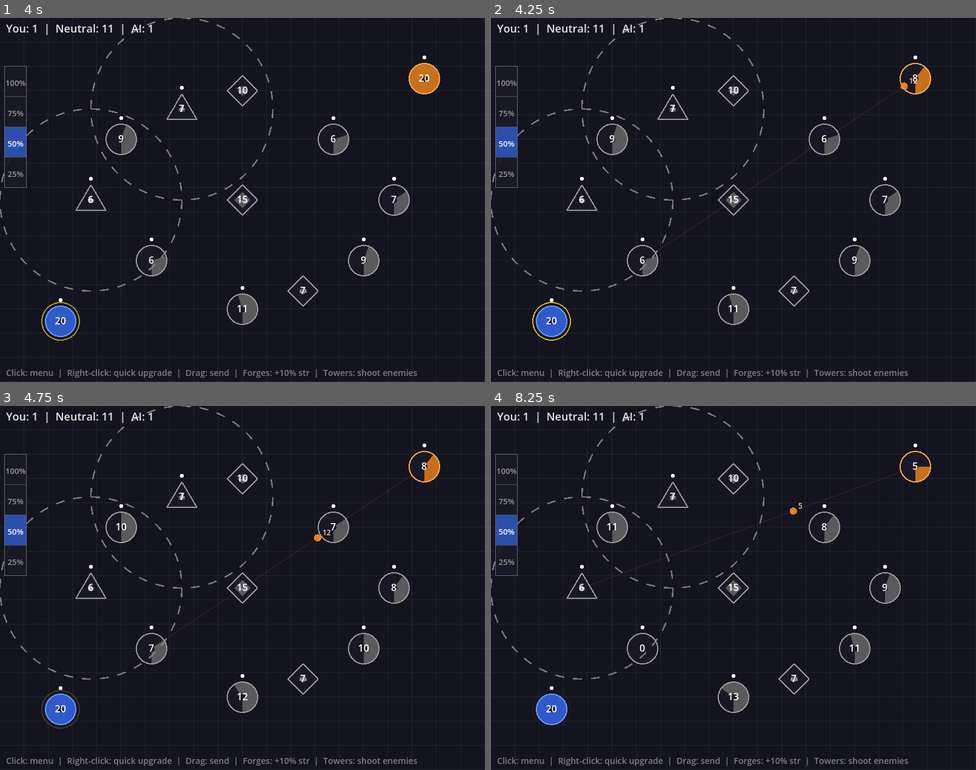
Above: before the commit, frames 1-4 (two rows, left to right).
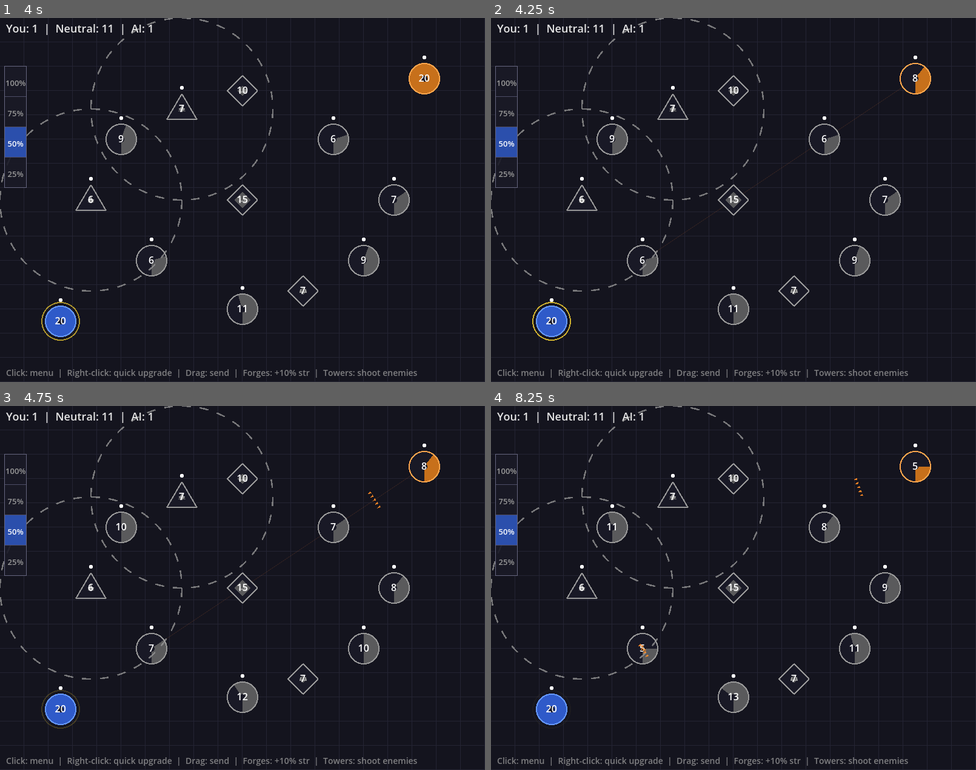
Above: after the commit, the same moments.

Repository: jamesrp/rts_game
Game: Godot game, scene res://main.tscn
Same seed, same stepped clock (60 frames per second), same inputs: the game is played once before the commit and once after it.
Inputs (mouse positions are in pixels of both pictures, inside the frame that each line leads up to):
- Up to frame 1 (4 s): tap Enter at 0.5, 2 s; move the mouse to (349, 181) at 0.52 s; click (349, 181) at 0.67 s; tap Space at 1.25, 3.5 s; drag from (145, 218) to (218, 272) at 1.27 s; move the mouse to (291, 119) at 2.02 s; click (291, 119) at 2.17 s; drag from (218, 272) to (97, 145) at 2.77 s; move the mouse to (388, 254) at 3.52 s; click (388, 254) at 3.67 s
- Up to frame 2 (4.25 s): no input
- Up to frame 3 (4.75 s): drag from (97, 533) to (169, 497) at 4.27 s
- Up to frame 4 (8.25 s): move the mouse to (757, 588) at 5.02 s; click (757, 588) at 5.17 s; tap Enter at 5.75 s; drag from (660, 497) to (636, 606) at 5.77 s; move the mouse to (840, 569) at 6.52 s; click (840, 569) at 6.67 s; drag from (636, 606) to (709, 660) at 7.27 s; move the mouse to (782, 507) at 8.02 s; click (782, 507) at 8.17 s

Frame 1 is identical in both runs. In frame 2, less than 0.1% of the frame differs, in the area x 84-88%, y 16-20%; in frame 3, less than 0.1%; in frame 4, 0.3%, in the area x 20-85%, y 18-71%.

Commit message:
Replace blob unit groups with individual triangle units dispatched in waves
Units now move as individual triangles instead of single circles with count
text. Dispatches happen in waves (up to 5 units at 3 waves/sec) with
formation spacing so each wave renders as a visible horizontal line.
Combat uses fractional unit tracking so single-unit arrivals don't round
away damage. Towers target and destroy individual moving units.

Co-Authored-By: Claude Opus 4.6 <noreply@anthropic.com>

Diff:
--- a/game/main.gd
+++ b/game/main.gd
@@ -13,14 +13,20 @@
 const FORGE_COST := 30
 const BASE_BUILDING_RADIUS := 20.0
 const BUILDING_RADIUS_PER_LEVEL := 5.0
+const MAX_ARMY_WIDTH: int = 5
+const ARMY_WAVES_PER_SECOND: float = 3.0
+const UNIT_TRIANGLE_SIZE: float = 3.0
+const UNIT_FORMATION_SPACING: float = 7.0
 
 # === Building Data ===
 var buildings: Array = []
-# Each building: {id, position, owner, units, level, max_capacity, gen_timer, upgrading, upgrade_progress, upgrade_duration}
-
-# === Unit Groups ===
-var unit_groups: Array = []
-# Each group: {count, source_id, target_id, owner, progress, speed, start_pos, end_pos}
+# Each building: {id, position, owner, units, level, max_capacity, gen_timer, upgrading, upgrade_progress, upgrade_duration, units_fractional, fractional_timestamp}
+
+# === Dispatch Queues & Moving Units ===
+var dispatch_queues: Array = []
+# Each queue: {source_id, target_id, owner, remaining, wave_timer, start_pos, end_pos}
+var moving_units: Array = []
+# Each unit: {source_id, target_id, owner, progress, start_pos, end_pos}
 
 # === Selection State ===
 var selected_building_id: int = -1
@@ -303,7 +309,8 @@
 	var won: bool = game_won
 	# Clean up battle state
 	buildings.clear()
-	unit_groups.clear()
+	dispatch_queues.clear()
+	moving_units.clear()
 	visual_effects.clear()
 	context_menu_building_id = -1
 	context_menu_options.clear()
@@ -840,7 +847,8 @@
 	game_time = 0.0
 	ai_timer = 0.0
 	buildings.clear()
-	unit_groups.clear()
+	dispatch_queues.clear()
+	moving_units.clear()
 	visual_effects.clear()
 	selected_building_id = -1
 	is_dragging = false
@@ -890,6 +898,8 @@
 			"upgrade_progress": 0.0,
 			"upgrade_duration": 0.0,
 			"shoot_timer": 0.0,
+			"units_fractional": 0.0,
+			"fractional_timestamp": 0.0,
 		})
 
 	# Set home base to rearmost player building in roguelike runs
@@ -904,7 +914,8 @@
 func _return_to_menu() -> void:
 	game_state = "level_select"
 	buildings.clear()
-	unit_groups.clear()
+	dispatch_queues.clear()
+	moving_units.clear()
 	visual_effects.clear()
 	context_menu_building_id = -1
 	context_menu_options.clear()
@@ -929,7 +940,8 @@
 	_update_unit_generation(delta)
 	_update_upgrades(delta)
 	_update_towers(delta)
-	_update_unit_groups(delta)
+	_update_dispatch_queues(delta)
+	_update_moving_units(delta)
 	_update_visual_effects(delta)
 	if current_mode == "ai":
 		_update_ai(delta)
@@ -975,7 +987,7 @@
 			sfx_upgrade.play()
 
 func _update_towers(delta: float) -> void:
-	var groups_to_remove: Array = []
+	var units_to_remove: Array = []
 	for b in buildings:
 		if b["type"] != "tower":
 			continue
@@ -984,30 +996,25 @@
 		if b["shoot_timer"] < interval:
 			continue
 		b["shoot_timer"] -= interval
-		# Find closest enemy unit group within range
+		# Find closest enemy moving unit within range
 		var shoot_radius: float = _get_tower_shoot_radius(b["level"])
 		var best_idx: int = -1
 		var best_dist: float = 99999.0
-		for i in range(unit_groups.size()):
-			var g: Dictionary = unit_groups[i]
-			if g["owner"] == b["owner"]:
+		for i in range(moving_units.size()):
+			var u: Dictionary = moving_units[i]
+			if u["owner"] == b["owner"]:
 				continue
-			if i in groups_to_remove:
+			if i in units_to_remove:
 				continue
-			var t: float = g["progress"]
-			var eased_t: float = _ease_out_cubic(t)
-			var group_pos: Vector2 = g["start_pos"].lerp(g["end_pos"], eased_t)
-			var dist: float = b["position"].distance_to(group_pos)
+			var unit_pos: Vector2 = _get_unit_position(u)
+			var dist: float = b["position"].distance_to(unit_pos)
 			if dist <= shoot_radius and dist < best_dist:
 				best_dist = dist
 				best_idx = i
 		if best_idx != -1:
-			var g: Dictionary = unit_groups[best_idx]
-			g["count"] -= 1
+			var u: Dictionary = moving_units[best_idx]
 			# Visual effect: shot line
-			var t: float = g["progress"]
-			var eased_t: float = _ease_out_cubic(t)
-			var target_pos: Vector2 = g["start_pos"].lerp(g["end_pos"], eased_t)
+			var target_pos: Vector2 = _get_unit_position(u)
 			visual_effects.append({
 				"type": "tower_shot",
 				"start": b["position"],
@@ -1016,39 +1023,71 @@
 				"duration": 0.2,
 				"color": _get_owner_color(b["owner"]),
 			})
-			if g["count"] <= 0:
-				groups_to_remove.append(best_idx)
-	# Remove destroyed groups (reverse order)
-	groups_to_remove.sort()
-	groups_to_remove.reverse()
-	for idx in groups_to_remove:
-		unit_groups.remove_at(idx)
-
-func _update_unit_groups(delta: float) -> void:
+			units_to_remove.append(best_idx)
+	# Remove destroyed units (reverse order)
+	units_to_remove.sort()
+	units_to_remove.reverse()
+	for idx in units_to_remove:
+		moving_units.remove_at(idx)
+
+func _update_dispatch_queues(delta: float) -> void:
+	var to_remove: Array = []
+	for i in range(dispatch_queues.size()):
+		var q: Dictionary = dispatch_queues[i]
+		q["wave_timer"] += delta
+		var interval: float = 1.0 / ARMY_WAVES_PER_SECOND
+		while q["wave_timer"] >= interval and q["remaining"] > 0:
+			q["wave_timer"] -= interval
+			var wave_size: int = mini(MAX_ARMY_WIDTH, q["remaining"])
+			q["remaining"] -= wave_size
+			for _j in range(wave_size):
+				var lateral: float = (float(_j) - float(wave_size - 1) / 2.0) * UNIT_FORMATION_SPACING
+				moving_units.append({
+					"source_id": q["source_id"],
+					"target_id": q["target_id"],
+					"owner": q["owner"],
+					"progress": 0.0,
+					"start_pos": q["start_pos"],
+					"end_pos": q["end_pos"],
+					"lateral_offset": lateral,
+				})
+		if q["remaining"] <= 0:
+			to_remove.append(i)
+	to_remove.reverse()
+	for idx in to_remove:
+		dispatch_queues.remove_at(idx)
+
+func _update_moving_units(delta: float) -> void:
 	var resolved: Array = []
-	for i in range(unit_groups.size()):
-		var g: Dictionary = unit_groups[i]
-		var dist: float = g["start_pos"].distance_to(g["end_pos"])
+	for i in range(moving_units.size()):
+		var u: Dictionary = moving_units[i]
+		var dist: float = u["start_pos"].distance_to(u["end_pos"])
 		if dist < 1.0:
 			dist = 1.0
-		g["progress"] += (UNIT_SPEED / dist) * delta
-		if g["progress"] >= 1.0:
-			_resolve_arrival(g)
+		u["progress"] += (UNIT_SPEED / dist) * delta
+		if u["progress"] >= 1.0:
+			_resolve_arrival(u)
 			resolved.append(i)
 	resolved.reverse()
 	for idx in resolved:
-		unit_groups.remove_at(idx)
-
-func _resolve_arrival(group: Dictionary) -> void:
-	var target: Dictionary = buildings[group["target_id"]]
-	if target["owner"] == group["owner"]:
+		moving_units.remove_at(idx)
+
+func _get_fractional(building: Dictionary) -> float:
+	if game_time - building["fractional_timestamp"] >= 10.0:
+		building["units_fractional"] = 0.0
+		return 0.0
+	return building["units_fractional"]
+
+func _resolve_arrival(unit_data: Dictionary) -> void:
+	var target: Dictionary = buildings[unit_data["target_id"]]
+	if target["owner"] == unit_data["owner"]:
 		# Reinforce
-		target["units"] += group["count"]
+		target["units"] += 1
 	else:
-		# Combat with multipliers
-		var A: float = float(group["count"])
-		var D: float = float(target["units"])
-		var att_mult: float = _get_attacker_multiplier(group["owner"])
+		# Combat with multipliers — single unit arriving
+		var A: float = 1.0
+		var D: float = float(target["units"]) + _get_fractional(target)
+		var att_mult: float = _get_attacker_multiplier(unit_data["owner"])
 		var def_mult: float = _get_defender_multiplier(target)
 		var attacker_losses: float = D * def_mult / att_mult
 		var defender_losses: float = A * att_mult / def_mult
@@ -1057,16 +1096,21 @@
 
 		if defender_remaining >= attacker_remaining:
 			# Defender holds
-			target["units"] = maxi(0, int(round(defender_remaining)))
+			var prev_units: int = target["units"]
+			target["units"] = maxi(0, int(floor(defender_remaining)))
+			target["units_fractional"] = defender_remaining - float(target["units"])
+			target["fractional_timestamp"] = game_time
 			# Home base took damage — drain run HP proportionally
 			if in_roguelike_run and target["id"] == home_base_id and target["owner"] == "player":
-				var units_lost: int = int(D) - target["units"]
+				var units_lost: int = prev_units - target["units"]
 				if units_lost > 0:
 					run_hp = maxi(0, run_hp - clampi(units_lost / 2, 1, 50))
 		else:
 			# Attacker captures
-			target["units"] = maxi(1, int(round(attacker_remaining)))
-			target["owner"] = group["owner"]
+			target["units"] = maxi(1, int(floor(attacker_remaining)))
+			target["units_fractional"] = attacker_remaining - float(target["units"])
+			target["fractional_timestamp"] = game_time
+			target["owner"] = unit_data["owner"]
 			if target["type"] != "forge" and target["type"] != "tower":
 				target["level"] = 1
 			target["gen_timer"] = 0.0
@@ -1079,7 +1123,7 @@
 				"position": target["position"],
 				"timer": 0.0,
 				"duration": 0.4,
-				"color": _get_owner_color(group["owner"]),
+				"color": _get_owner_color(unit_data["owner"]),
 			})
 			# Home base captured — immediate battle loss
 			if in_roguelike_run and target["id"] == home_base_id:
@@ -1239,6 +1283,13 @@
 
 func _ease_out_cubic(t: float) -> float:
 	return 1.0 - pow(1.0 - t, 3.0)
+
+func _get_unit_position(u: Dictionary) -> Vector2:
+	var eased_t: float = _ease_out_cubic(u["progress"])
+	var center: Vector2 = u["start_pos"].lerp(u["end_pos"], eased_t)
+	var dir: Vector2 = (u["end_pos"] - u["start_pos"]).normalized()
+	var perp: Vector2 = Vector2(-dir.y, dir.x)
+	return center + perp * u.get("lateral_offset", 0.0)
 
 # === Upgrade Helpers ===
 
@@ -1309,13 +1360,12 @@
 	if send_count <= 2:
 		return false
 	source["units"] -= send_count
-	unit_groups.append({
-		"count": send_count,
+	dispatch_queues.append({
 		"source_id": source["id"],
 		"target_id": target["id"],
 		"owner": "opponent",
-		"progress": 0.0,
-		"speed": UNIT_SPEED,
+		"remaining": send_count,
+		"wave_timer": 0.0,
 		"start_pos": source["position"],
 		"end_pos": target["position"],
 	})
@@ -1449,11 +1499,16 @@
 				has_player = true
 			elif b["owner"] == "opponent":
 				has_opponent = true
-		# Also check in-flight groups
-		for g in unit_groups:
-			if g["owner"] == "player":
+		# Also check in-flight units and dispatch queues
+		for u in moving_units:
+			if u["owner"] == "player":
 				has_player = true
-			elif g["owner"] == "opponent":
+			elif u["owner"] == "opponent":
+				has_opponent = true
+		for q in dispatch_queues:
+			if q["owner"] == "player":
+				has_player = true
+			elif q["owner"] == "opponent":
 				has_opponent = true
 		if not has_opponent:
 			game_won = true
@@ -1687,13 +1742,12 @@
 		return
 	source["units"] -= send_count
 	sfx_whoosh.play()
-	unit_groups.append({
-		"count": send_count,
+	dispatch_queues.append({
 		"source_id": source_id,
 		"target_id": target_id,
 		"owner": "player",
-		"progress": 0.0,
-		"speed": UNIT_SPEED,
+		"remaining": send_count,
+		"wave_timer": 0.0,
 		"start_pos": source["position"],
 		"end_pos": buildings[target_id]["position"],
 	})
@@ -1708,10 +1762,10 @@
 		_draw_roguelike_map()
 		return
 	_draw_background()
-	_draw_unit_group_lines()
+	_draw_dispatch_queue_lines()
 	_draw_drag_line()
 	_draw_buildings()
-	_draw_unit_groups()
+	_draw_moving_units()
 	_draw_visual_effects()
 	_draw_context_menu()
 	_draw_hud()
@@ -1997,37 +2051,33 @@
 		line_color = Color(0.5, 0.9, 0.5, 0.7)
 	draw_line(start, end, line_color, 2.0)
 
-func _draw_unit_group_lines() -> void:
-	for g in unit_groups:
-		var start: Vector2 = g["start_pos"]
-		var end_p: Vector2 = g["end_pos"]
+func _draw_dispatch_queue_lines() -> void:
+	for q in dispatch_queues:
+		var start: Vector2 = q["start_pos"]
+		var end_p: Vector2 = q["end_pos"]
 		var line_color: Color
-		if g["owner"] == "player":
-			line_color = Color(0.3, 0.5, 1.0, 0.15)
+		if q["owner"] == "player":
+			line_color = Color(0.3, 0.5, 1.0, 0.1)
 		else:
-			line_color = Color(1.0, 0.5, 0.2, 0.15)
+			line_color = Color(1.0, 0.5, 0.2, 0.1)
 		draw_line(start, end_p, line_color, 1.0)
 
-func _draw_unit_groups() -> void:
-	for g in unit_groups:
-		var start: Vector2 = g["start_pos"]
-		var end_p: Vector2 = g["end_pos"]
-		var t: float = g["progress"]
-		var eased_t: float = _ease_out_cubic(t)
-		var current: Vector2 = start.lerp(end_p, eased_t)
-		var dot_color: Color
-		var text_color: Color
-		if g["owner"] == "player":
-			dot_color = Color(0.3, 0.5, 1.0, 0.9)
-			text_color = Color(0.8, 0.9, 1.0)
+func _draw_moving_units() -> void:
+	for u in moving_units:
+		var center: Vector2 = _get_unit_position(u)
+		var dir: Vector2 = (u["end_pos"] - u["start_pos"]).normalized()
+		var perp: Vector2 = Vector2(-dir.y, dir.x)
+		var tri_color: Color
+		if u["owner"] == "player":
+			tri_color = Color(0.3, 0.5, 1.0, 0.9)
 		else:
-			dot_color = Color(1.0, 0.55, 0.15, 0.9)
-			text_color = Color(1.0, 0.8, 0.6)
-		draw_circle(current, 6.0, dot_color)
-		var font := ThemeDB.fallback_font
-		var text: String = str(g["count"])
-		draw_string(font, current + Vector2(8, -4),
-			text, HORIZONTAL_ALIGNMENT_LEFT, -1, 12, text_color)
+			tri_color = Color(1.0, 0.55, 0.15, 0.9)
+		var sz: float = UNIT_TRIANGLE_SIZE
+		var tip: Vector2 = center + dir * sz * 1.5
+		var left: Vector2 = center - dir * sz * 0.5 + perp * sz * 0.6
+		var right: Vector2 = center - dir * sz * 0.5 - perp * sz * 0.6
+		var pts: PackedVector2Array = PackedVector2Array([tip, left, right])
+		draw_colored_polygon(pts, tri_color)
 
 func _draw_context_menu() -> void:
 	if context_menu_building_id == -1 or context_menu_options.is_empty():
